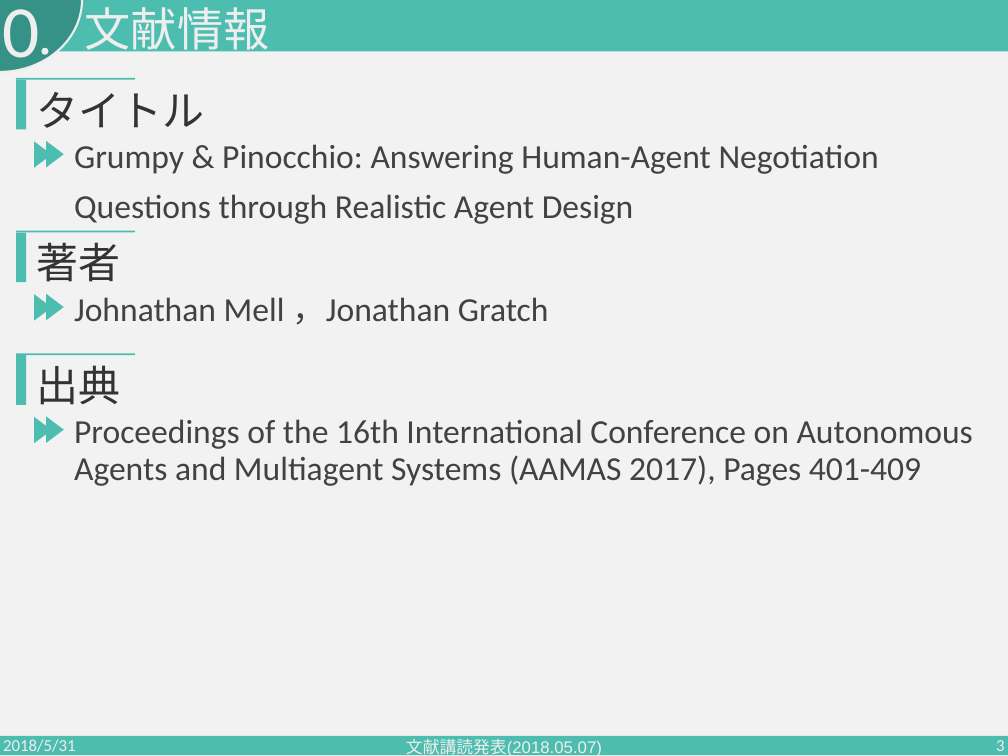
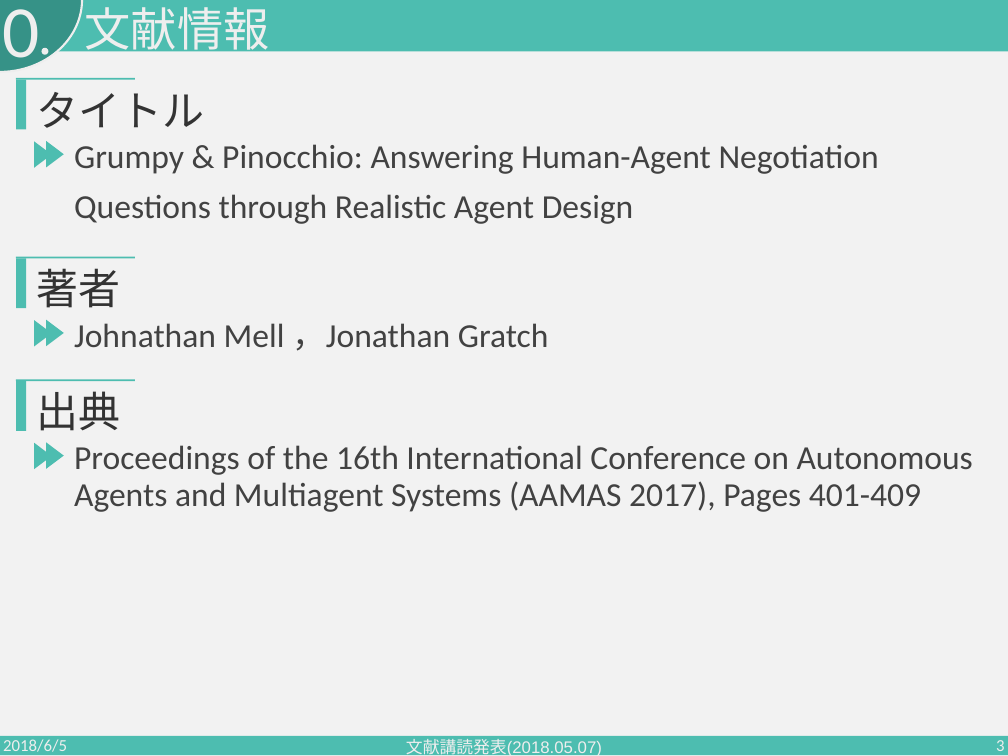
Before and after one commit to PajamaDrive/presentation, a slide deck: slide 3 of presentation_2nd.pptx. Drawn at 1008x756 pixels with LibreOffice and Linux fonts; fonts in the diff are those of the drawing. Boxes give left, top, right and bottom in pixels: in the first picture for what was removed or moved away, otherwise in the second. Text is boxed around its words. In the diff, an @@ line names an element or a change of style, - is before the commit and + after.

Commit message:
final ver?

```diff
--- a/presentation_2nd.pptx
+++ b/presentation_2nd.pptx
@@ 4 texts, 4 triangles, 4 rectangles: place and size @@
-4 texts, 4 triangles, 4 rectangles at box(16, 231, 973, 486)
+4 texts, 4 triangles, 4 rectangles at box(16, 257, 973, 512)
@@ text at box(3, 739, 67, 756): text changed @@
-2018/5/31
+2018/6/5
```
Also in this commit, not shown: 9 other slides changed.
